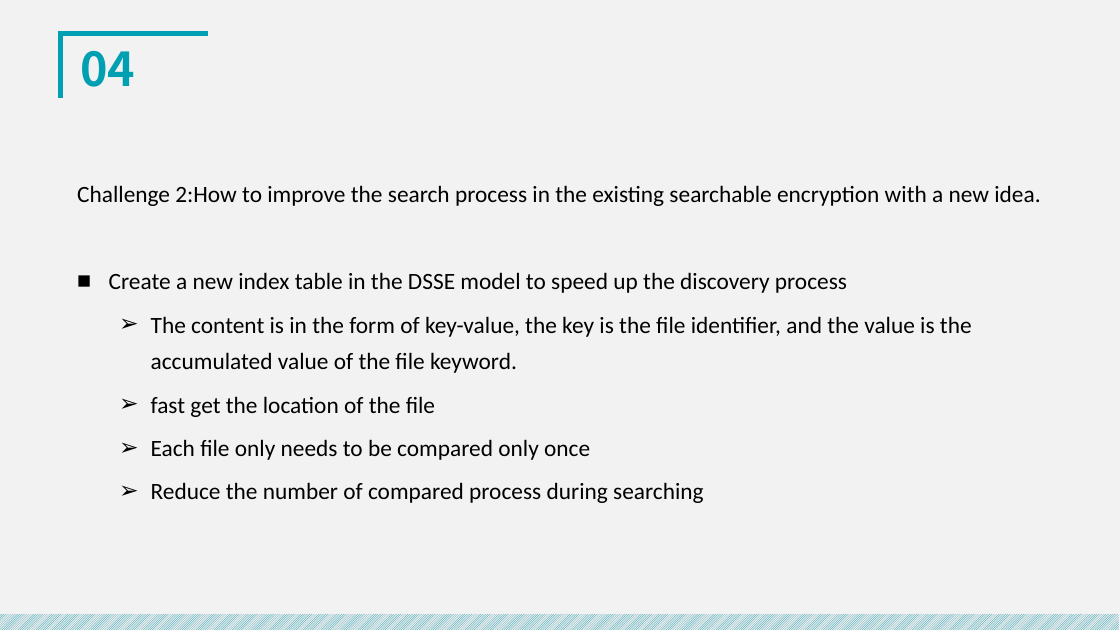
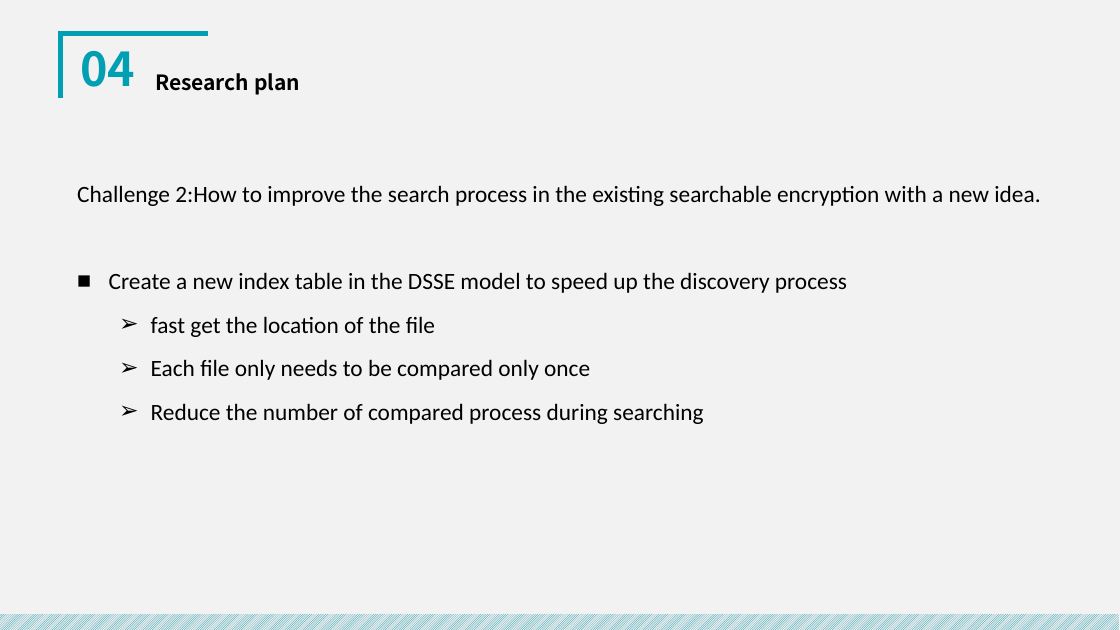
Before and after one commit to royalvald/MediumTest, a slide deck: slide 22 of 开题/中期答辩.pptx (slide 21 before the commit). Drawn at 1120x630 pixels with LibreOffice and Linux fonts; fonts in the diff are those of the drawing. Boxes give left, top, right and bottom in pixels: in the first picture for what was removed or moved away, otherwise in the second. Text is boxed around its words. In the diff, an @@ line names an element or a change of style, - is before the commit and + after.

```diff
--- a/开题/中期答辩.pptx
+++ b/开题/中期答辩.pptx
@@ text added at (155, 73, 300, 95), 18 pt, text #000000, bold @@
+Research plan
@@ text at (151, 316, 972, 373): paragraph removed @@
-  ➢ The content is in the form of key-value, the key is the file identifier, and the value is the accumulated value of the file keyword.
```
Also in this commit, not shown: 15 other slides changed, 4 slides added, 1 slide removed, 3 other files.
